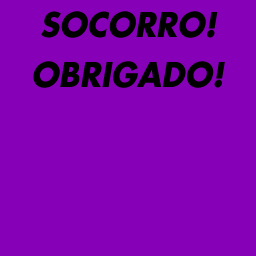
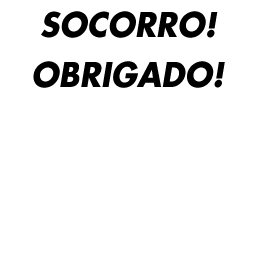
Two versions of the same layered image (256px x 256px). Layer-by-layer changes:
hid "Camada 1" over box(0, 0, 256, 256)
